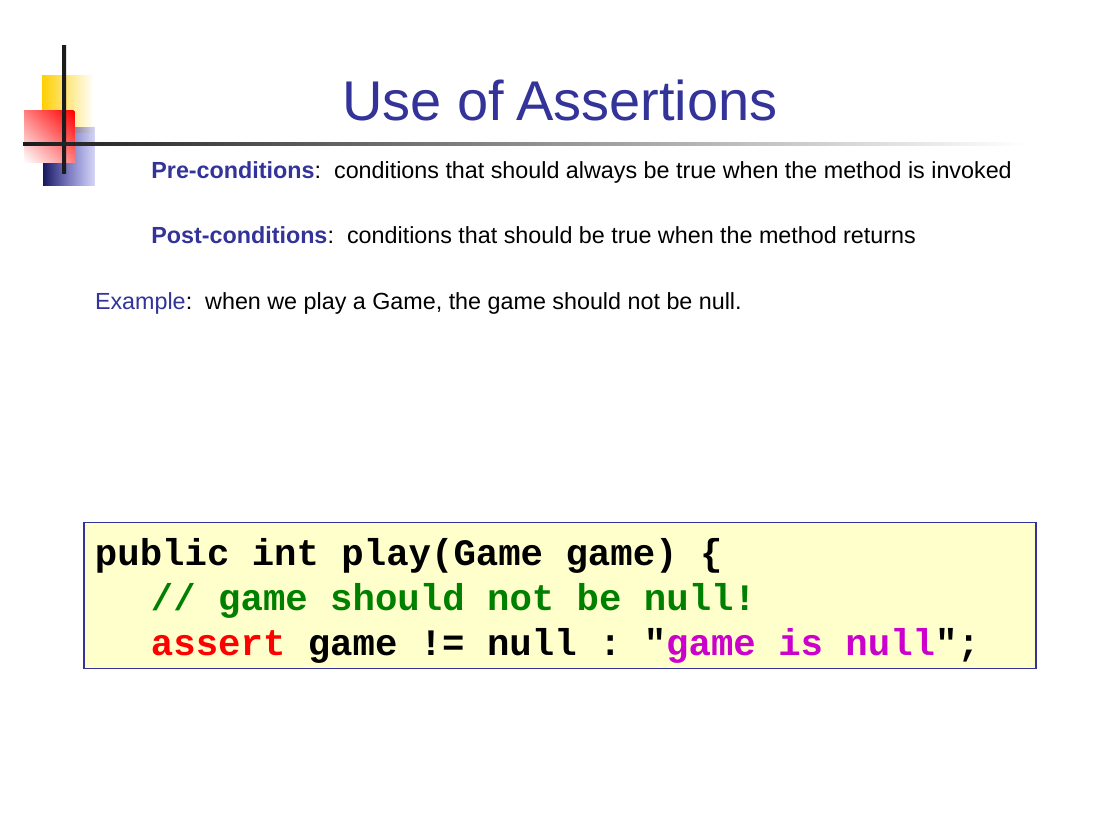
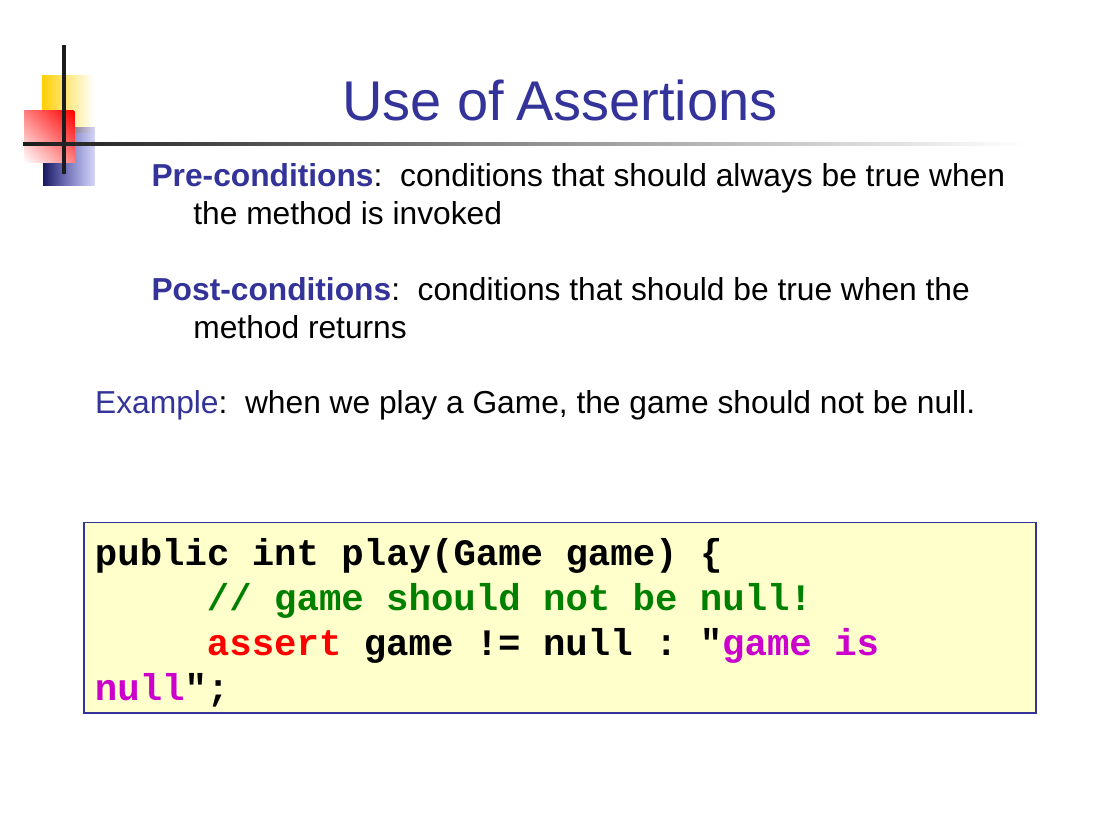
Before and after one commit to skeoop/skeoop.github.io, a slide deck: slide 3 of week10/Assertions.ppt. Drawn at 1120x840 pixels with LibreOffice and Linux fonts; fonts in the diff are those of the drawing. Boxes give left, top, right and bottom in pixels: in the first picture for what was removed or moved away, otherwise in the second. Text is boxed around its words. In the diff, an @@ line names an element or a change of style, - is before the commit and + after.

```diff
--- a/week10/Assertions.ppt
+++ b/week10/Assertions.ppt
@@ text "Pre-conditions: conditions that should always ..." at (x1=95, y1=163, x2=1005, y2=419): size 15 to 20.4 pt @@
@@ rectangle "public int play(Game game) {" resized from (x1=84, y1=523, x2=1036, y2=669) to (x1=84, y1=523, x2=1036, y2=713) @@
```
Also in this commit, not shown: 1 other slide changed, 4 other files.
